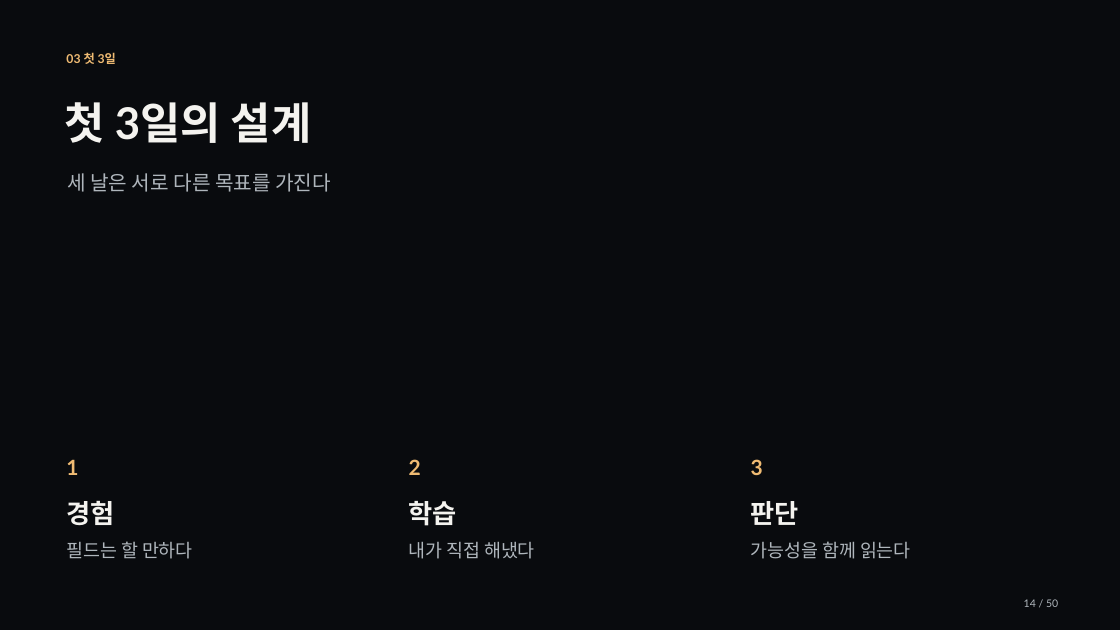
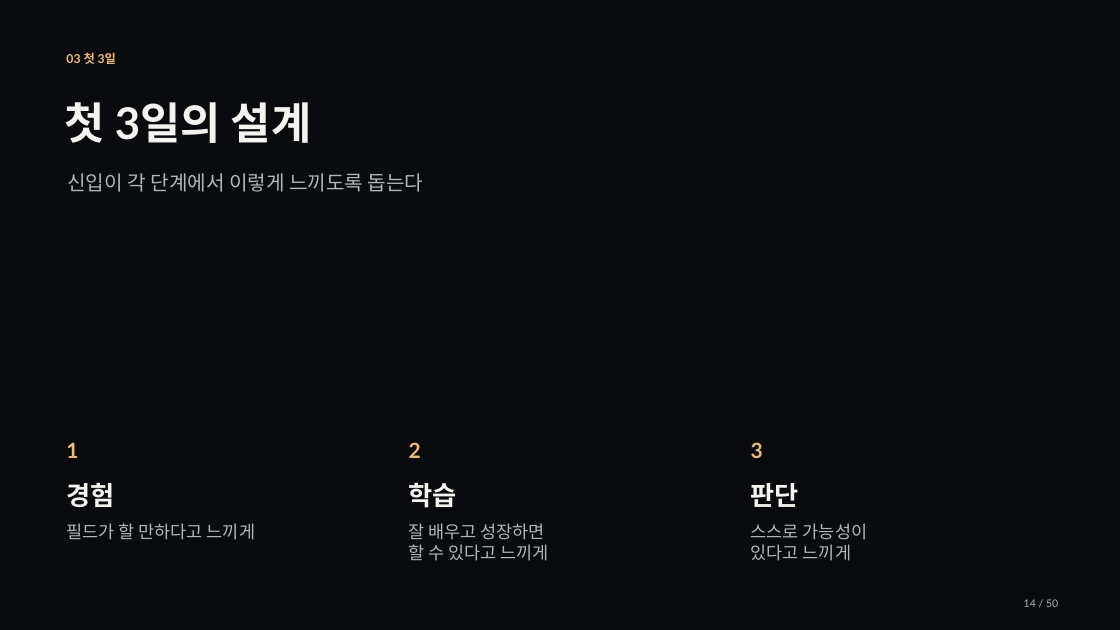
Before and after one commit to jaeyoung5178-bot/Presence, a slide deck: slide 14 of education/training/signature/training-signature.pptx. Drawn at 1120x630 pixels with LibreOffice and Linux fonts; fonts in the diff are those of the drawing; background and template pictures are left out. Boxes give left, top, right and bottom in pixels: in the first picture for what was removed or moved away, otherwise in the second. Text is boxed around its words. In the diff, an @@ line names an element or a change of style, - is before the commit and + after.

```diff
--- a/education/training/signature/training-signature.pptx
+++ b/education/training/signature/training-signature.pptx
@@ text at bbox=[67, 173, 424, 192]: text changed @@
-세 날은 서로 다른 목표를 가진다
+신입이 각 단계에서 이렇게 느끼도록 돕는다
@@ 6 texts: place and size @@
-6 texts at bbox=[66, 459, 799, 526]
+6 texts at bbox=[66, 442, 799, 508]
@@ text at bbox=[66, 523, 255, 540]: text changed; size 15.8 to 15 pt @@
-필드는 할 만하다
+필드가 할 만하다고 느끼게
@@ text at bbox=[409, 523, 549, 561]: text changed; size 15.8 to 15 pt @@
-내가 직접 해냈다
+잘 배우고 성장하면
+할 수 있다고 느끼게
@@ text at bbox=[751, 523, 867, 561]: text changed; size 15.8 to 15 pt @@
-가능성을 함께 읽는다
+스스로 가능성이
+있다고 느끼게
```
Also in this commit, not shown: 24 other slides changed, 34 other files.
